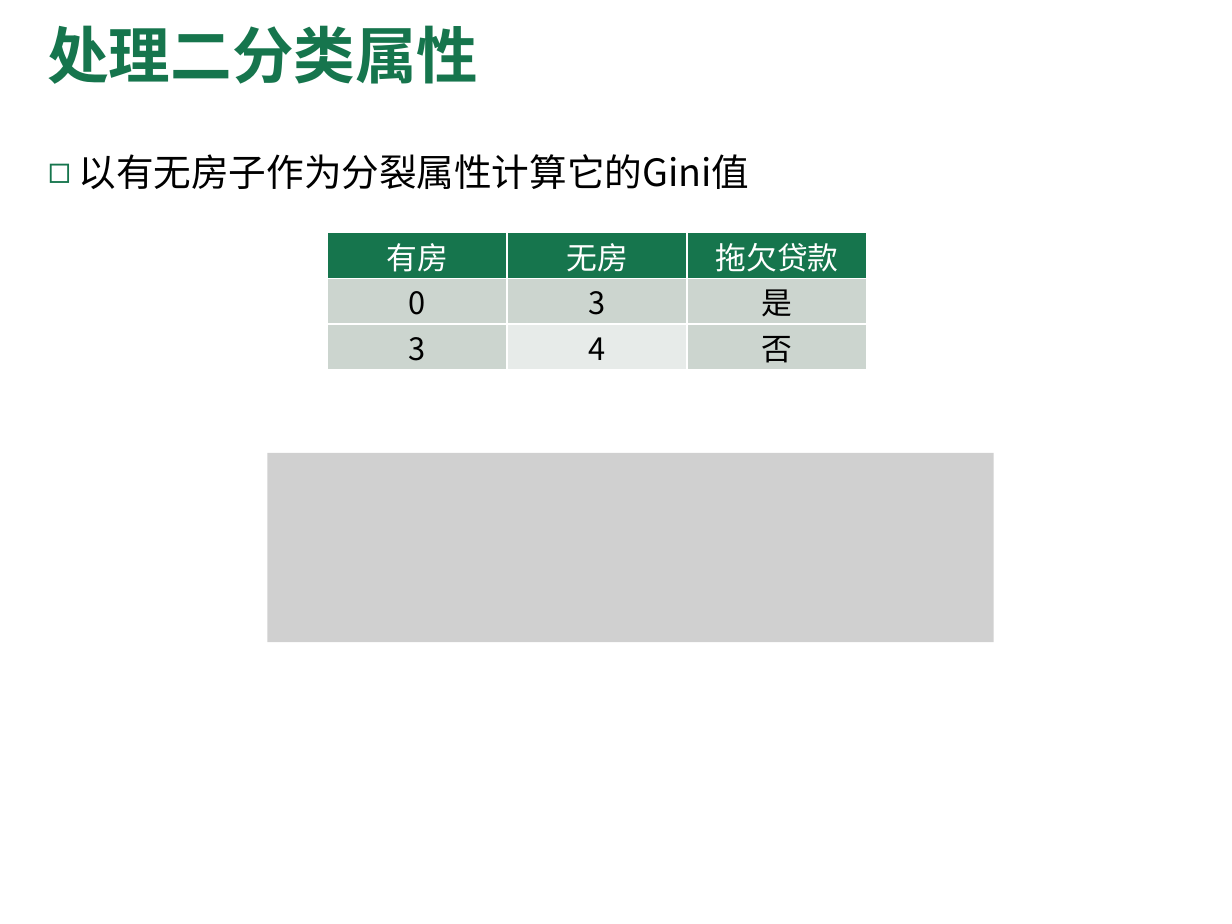
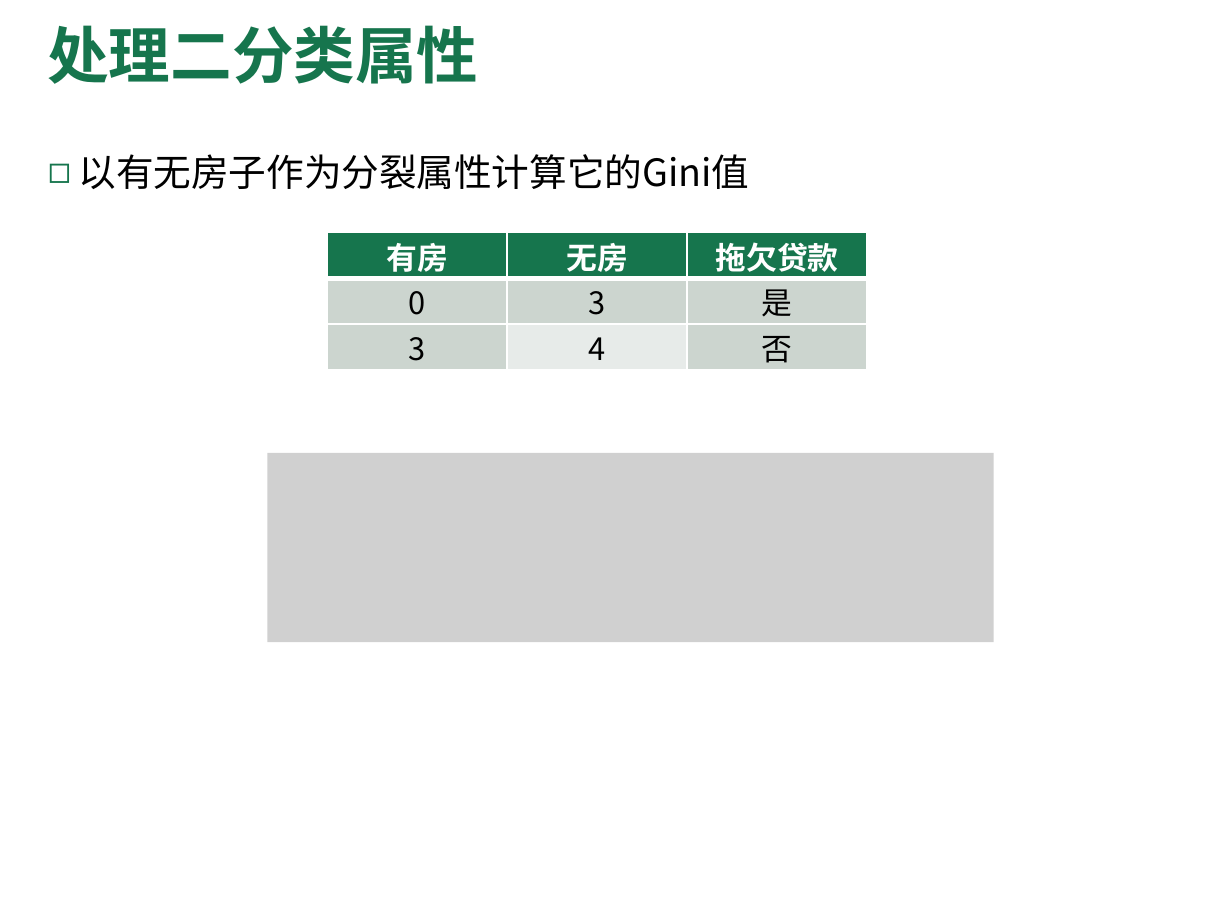
Before and after one commit to Aetik-yue/CQU_Study_Material, a slide deck: slide 25 of 机器学习/课件/ML-ch4-决策树.pptx. Drawn at 1232x924 pixels with LibreOffice and Linux fonts; fonts in the diff are those of the drawing; grey boxes stand for pictures; background and template pictures are left out. Boxes give left, top, right and bottom in pixels: in the first picture for what was removed or moved away, otherwise in the second. Text is boxed around its words. In the diff, an @@ line names an element or a change of style, - is before the commit and + after.

```diff
--- a/机器学习/课件/ML-ch4-决策树.pptx
+++ b/机器学习/课件/ML-ch4-决策树.pptx
@@ table at bbox=[328, 233, 867, 370] @@
@@ bold on in "有房", "无房", "拖欠贷款" @@
```
Also in this commit, not shown: 2 other slides changed, 22 other files.
